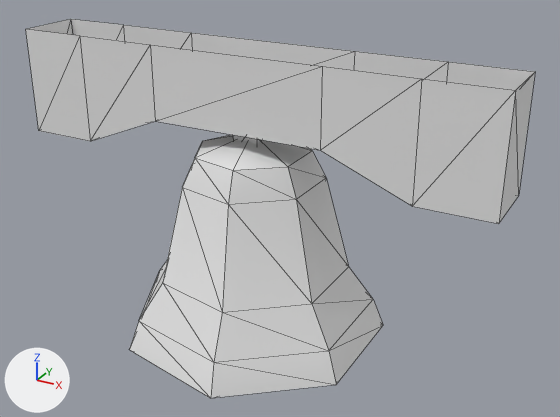
The glTF model assets_dev/worlds/mm9/models/mm9_deco_bell.glb as it was, and as the next commit left it.
Rendered twice from a 50 mm camera at (5.1, -8.49, 6.45) aimed at (0.34, 0.16, 2.12). The lights are fixed; the arrows at lower left show +X, +Y and +Z. The first picture is the older version. Mesh edges are drawn as thin lines. Materials are left out; every surface is plain grey. Vertices at exactly the same position are counted once.

Objects in the first picture: 'Bell'.
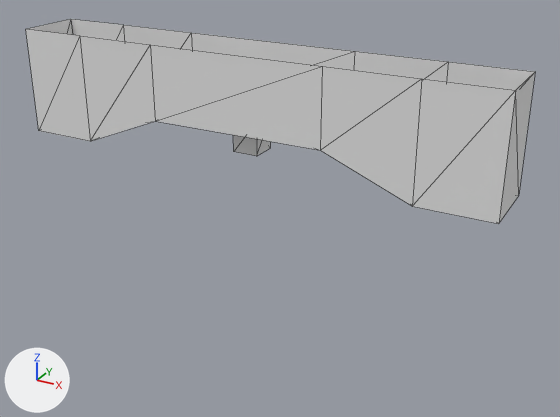
What differs and where, as boxes (x1, y1, x2, y2) in the pictures (560 x 417 px):
'Bell', reshaped (46% shorter)
    before: (26, 19, 535, 398)
    after: (26, 19, 535, 224)
part 1 of me_bell, deleted
    before: (130, 135, 383, 398)

Edits to the bpy script that builds the scene:
```text
Change me_bell:
    used by ob_bell; location = (0.0, 0.0, 0.0)
    remove me_bell.from_pydata(...)  # 104 vertices, 178 faces; spans x -3.45..3.45, y -1.84..1.84, z 0.0..4.35
    add me_bell.from_pydata(...)  # 32 vertices, 42 faces; spans x -3.45..3.45, y -0.46..0.46, z 2.83..4.35
    me_bell part 1: the loose piece of 58 vertices spanning x -1.88..1.71, y -1.84..1.84, z 0.27..3.22 is deleted
    other edits to the shape of me_bell do not show in these pictures
```
